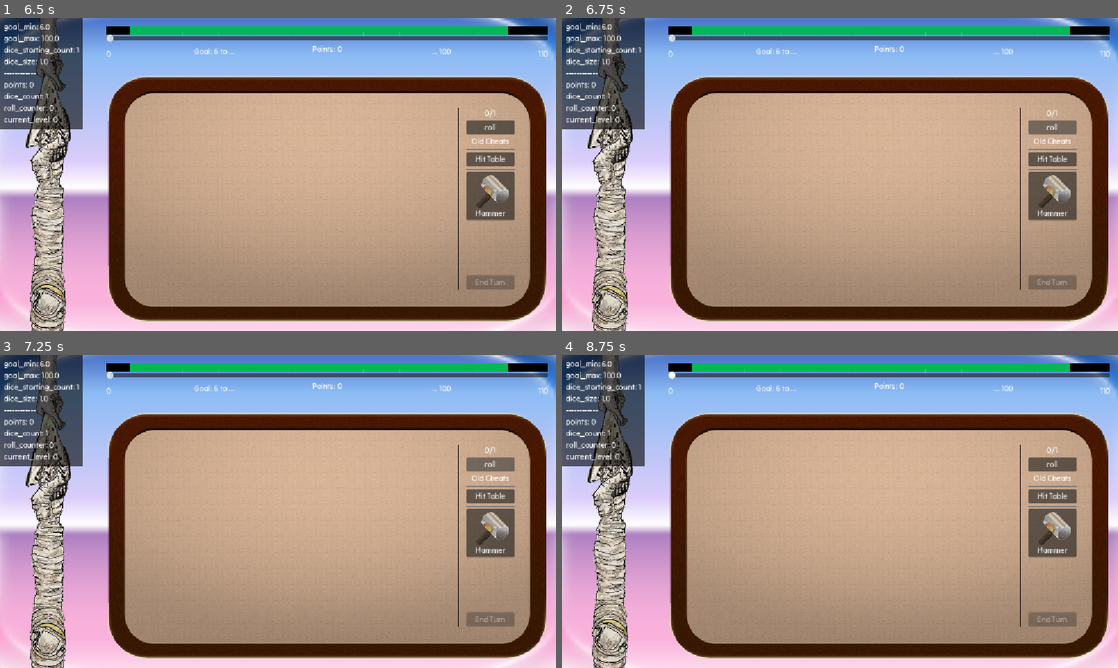
Above: before the commit, frames 1-4 (two rows, left to right).
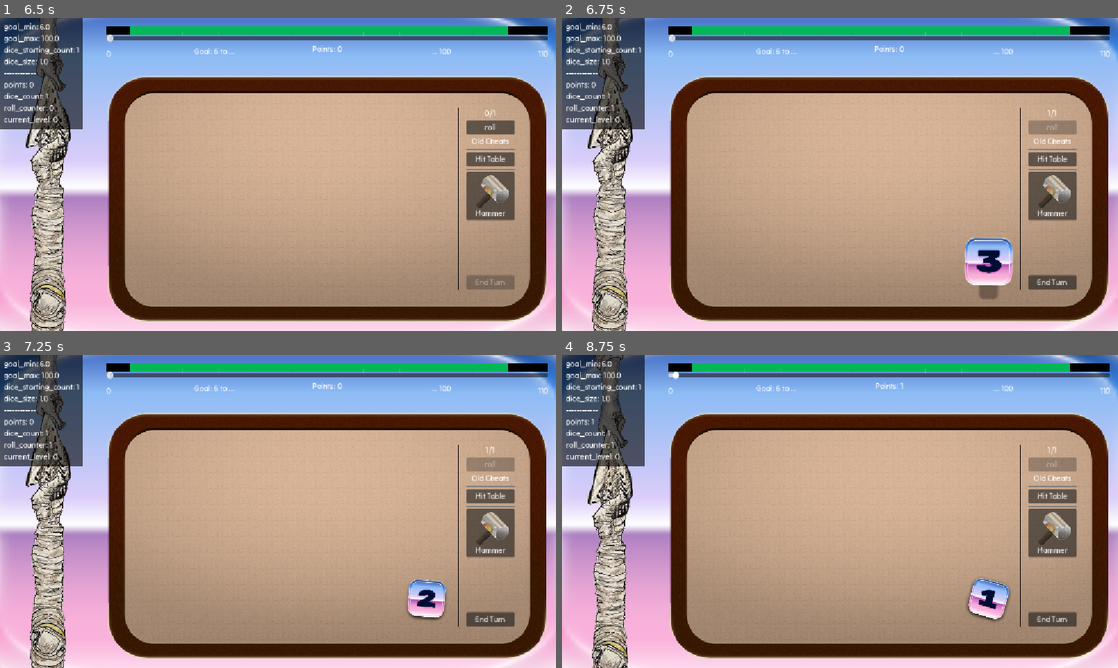
Above: after the commit, the same moments.

Repository: vhoyer/ludum_dare_60
Game: Godot game, scene res://stages/main_menu/main_menu.tscn
The game is run twice, just before and just after one commit, with the same random seed, the same clock (stepped at 60 frames per second) and the same inputs.
Inputs (mouse positions are in pixels of both pictures, inside the frame that each line leads up to):
- Up to frame 1 (6.5 s): click "start! ,)" at 0.5 s; move the mouse to (400, 158) at 1.27 s; hold Right (ui_right) 1.28-2.03 s; tap K every 0.75 s from 1.35 to 5.85 s; click (400, 158) at 1.42 s; move the mouse to (166, 190) at 2.02 s; hold Down (ui_down) 2.03-2.78 s; move the mouse to (333, 105) at 2.77 s; hold Right (ui_right) 2.78-3.53 s; move the mouse to (250, 237) at 3.52 s; hold Up (ui_up) 3.53-4.28 s; click (250, 237) at 3.67 s; move the mouse to (444, 221) at 4.27 s; hold Left (ui_left) 4.28-5.78 s; move the mouse to (111, 127) at 5.02 s; move the mouse to (305, 174) at 5.77 s; hold Down (ui_down) from 5.78 s (still down); click (305, 174) at 5.92 s
- Up to frame 2 (6.75 s): release Down (ui_down) at 6.5 s; click "roll" at 6.5 s
- Up to frame 3 (7.25 s): no input
- Up to frame 4 (8.75 s): move the mouse to (756, 433) at 7.27 s; hold Right (ui_right) 7.28-8.03 s; tap K at 7.35, 8.1 s; move the mouse to (962, 495) at 8.02 s; hold Up (ui_up) from 8.03 s (still down)

Frame 1 is identical in both runs. In frame 2, 2.1% of the frame differs, in the area x 8-93%, y 27-90%; in frame 3, 1.6%; in frame 4, 5.7%, in the area x 4-93%, y 0-100%.

Commit message:
Reconnect Gameplay Signals to Fix Them

Diff:
--- a/stages/main/main.tscn
+++ b/stages/main/main.tscn
@@ -53,7 +53,6 @@
 script = ExtResource("1_60rri")
 
 [node name="BackgroundDefault" parent="." unique_id=1785069674 instance=ExtResource("2_drn0y")]
-z_index = -10
 layout_mode = 1
 
 [node name="MainColumns" type="HBoxContainer" parent="." unique_id=1820559237]
@@ -260,7 +259,7 @@
 grow_vertical = 2
 color = Color(1, 1, 1, 0)
 
-[connection signal="button_down" from="MainColumns/VBoxContainer/Dices/TableInside/HBoxContainer/VBoxContainer/VBoxContainer2/RollButton" to="MainColumns" method="_on_roll_button_button_down"]
-[connection signal="button_down" from="MainColumns/VBoxContainer/Dices/TableInside/HBoxContainer/VBoxContainer/VBoxContainer2/HitTableButton" to="MainColumns" method="_on_hit_table_button_button_down"]
+[connection signal="button_down" from="MainColumns/VBoxContainer/Dices/TableInside/HBoxContainer/VBoxContainer/VBoxContainer2/RollButton" to="." method="_on_roll_button_button_down"]
+[connection signal="button_down" from="MainColumns/VBoxContainer/Dices/TableInside/HBoxContainer/VBoxContainer/VBoxContainer2/HitTableButton" to="." method="_on_hit_table_button_button_down"]
 [connection signal="toggled" from="MainColumns/VBoxContainer/Dices/TableInside/HBoxContainer/VBoxContainer/VBoxContaine …(185 unchanged characters)…
-[connection signal="button_down" from="MainColumns/VBoxContainer/Dices/TableInside/HBoxContainer/VBoxContainer/VBoxContainer3/SubmitButton" to="MainColumns" method="_on_submit_button_button_down"]
+[connection signal="button_down" from="MainColumns/VBoxContainer/Dices/TableInside/HBoxContainer/VBoxContainer/VBoxContainer3/SubmitButton" to="." method="_on_submit_button_button_down"]
